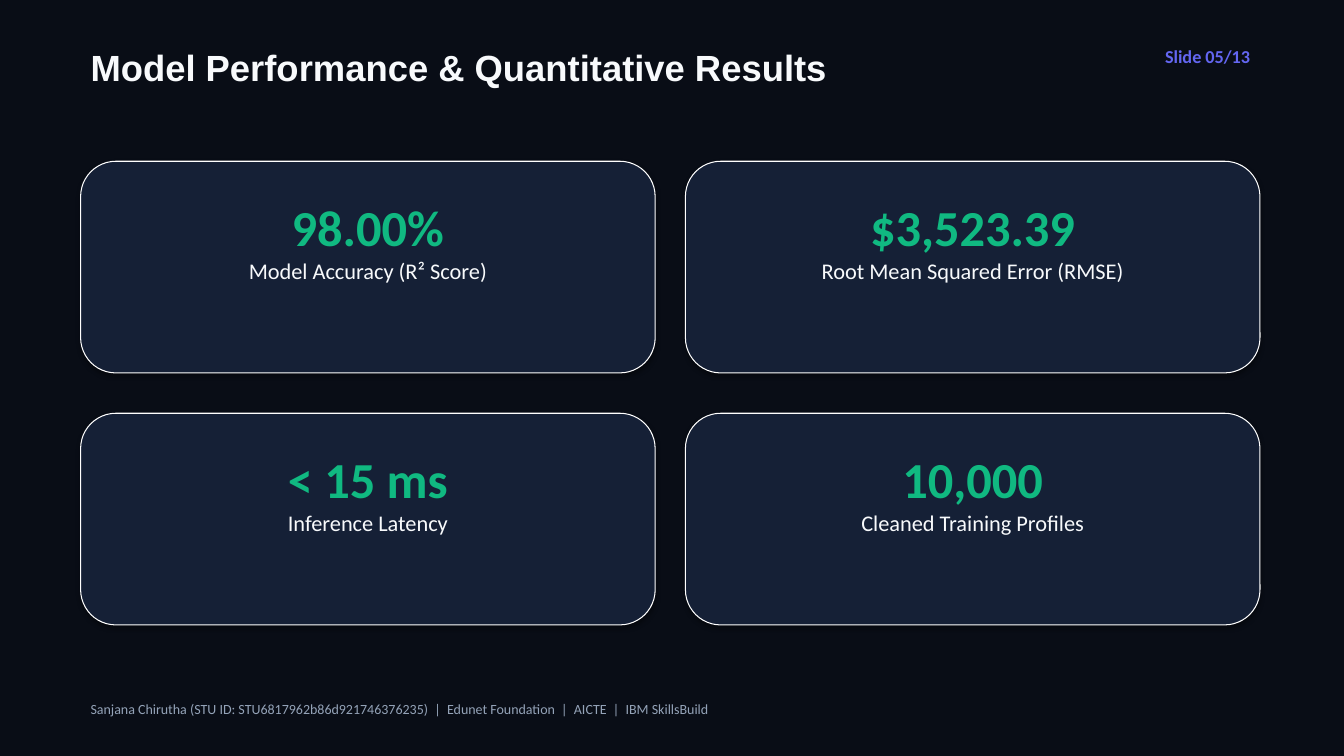
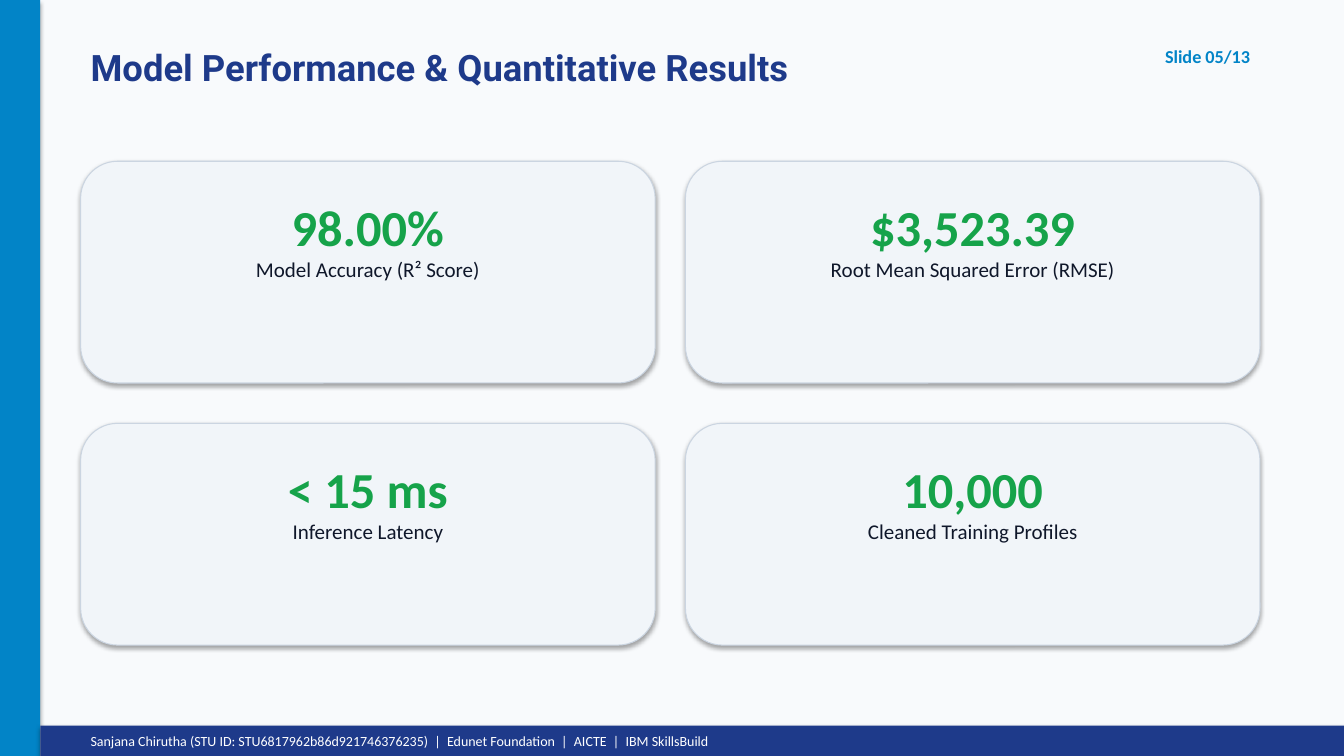
Before and after one commit to Sanjana-Chirutha/Employee-Earnings-Calculator, a slide deck: slide 5 of Employee_Earnings_Calculator_Presentation.pptx. Drawn at 1344x756 pixels with LibreOffice and Linux fonts; fonts in the diff are those of the drawing. Boxes give left, top, right and bottom in pixels: in the first picture for what was removed or moved away, otherwise in the second. Text is boxed around its words. In the diff, an @@ line names an element or a change of style, - is before the commit and + after.

Commit message:
Add official AICTE Edunet Internship Report PDF and updated PowerPoint presentation matching reference certificate theme

```diff
--- a/Employee_Earnings_Calculator_Presentation.pptx
+++ b/Employee_Earnings_Calculator_Presentation.pptx
@@ rectangle at bbox=[0, 0, 1344, 756]: fill #090D16 to #F8FAFC @@
@@ rectangle added at bbox=[0, 0, 40, 756], fill #0284C7 @@
@@ text "Model Performance & Quantitative Results" at bbox=[91, 53, 788, 86]: font Arial to Roboto, text colour #F8FAFC to #1E3A8A @@
@@ text "Slide 05/13" at bbox=[1165, 50, 1250, 64]: text colour #6366F1 to #0284C7 @@
@@ rounded rectangle: place and size @@
-rounded rectangle at bbox=[686, 161, 1260, 373]
+rounded rectangle at bbox=[81, 161, 655, 383]
@@ rounded rectangle removed at bbox=[81, 161, 655, 373] @@
@@ rounded rectangle: place and size @@
-rounded rectangle at bbox=[81, 413, 655, 625]
+rounded rectangle at bbox=[686, 161, 1260, 383]
@@ text "98.00%" at bbox=[256, 211, 479, 281]: text colour #10B981 to #16A34A in "98.00%"; size 16 to 15 pt, text colour #F8FAFC to #0F172A in "Model Accuracy (R² Score)" @@
@@ text "$3,523.39" at bbox=[831, 213, 1114, 281]: text colour #10B981 to #16A34A in "$3,523.39"; size 16 to 15 pt, text colour #F8FAFC to #0F172A in "Root Mean Squared Error (RMSE)" @@
@@ fill #152036 to #F1F5F9; outline #FFFFFF 0.75 pt to #CBD5E1 0.75 pt in 3 elements at bbox=[81, 161, 655, 383], bbox=[686, 161, 1260, 383], bbox=[81, 423, 655, 645] @@
@@ rounded rectangle: place and size @@
-rounded rectangle at bbox=[686, 413, 1260, 625]
+rounded rectangle at bbox=[81, 423, 655, 645]
@@ rounded rectangle added at bbox=[686, 423, 1260, 645], fill #F1F5F9, outline #CBD5E1 0.75 pt @@
@@ text "< 15 ms": place and size @@
-text "< 15 ms" at bbox=[288, 465, 448, 535]
+text "< 15 ms" at bbox=[293, 475, 448, 543]
@@ text "< 15 ms" at bbox=[293, 475, 448, 543]: text colour #10B981 to #16A34A in "< 15 ms"; size 16 to 15 pt, text colour #F8FAFC to #0F172A in "Inference Latency" @@
@@ text "10,000": place and size @@
-text "10,000" at bbox=[861, 465, 1084, 535]
+text "10,000" at bbox=[868, 475, 1077, 543]
@@ text "10,000" at bbox=[868, 475, 1077, 543]: text colour #10B981 to #16A34A in "10,000"; size 16 to 15 pt, text colour #F8FAFC to #0F172A in "Cleaned Training Profiles" @@
@@ rectangle added at bbox=[40, 726, 1344, 756], fill #1E3A8A @@
@@ text "Sanjana Chirutha (STU ID: STU6817962b86d921746376235) ...": place and size @@
-text "Sanjana Chirutha (STU ID: STU6817962b86d921746376235) ..." at bbox=[91, 704, 708, 717]
+text "Sanjana Chirutha (STU ID: STU6817962b86d921746376235) ..." at bbox=[91, 736, 708, 749]
@@ text "Sanjana Chirutha (STU ID: STU6817962b86d921746376235) ..." at bbox=[91, 736, 708, 749]: text colour #94A3B8 to #FFFFFF @@
```
Also in this commit, not shown: 12 other slides changed, 3 other files.
